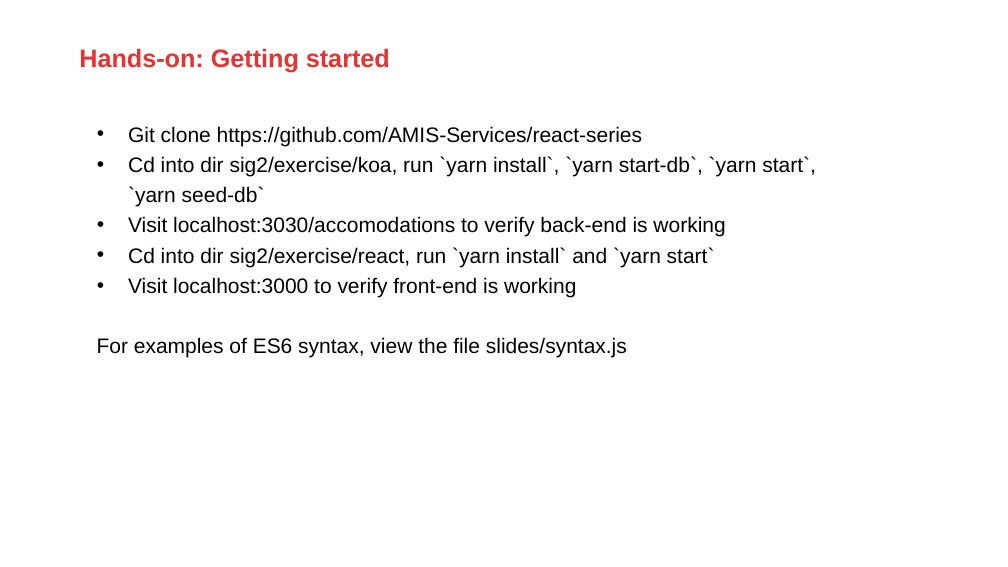
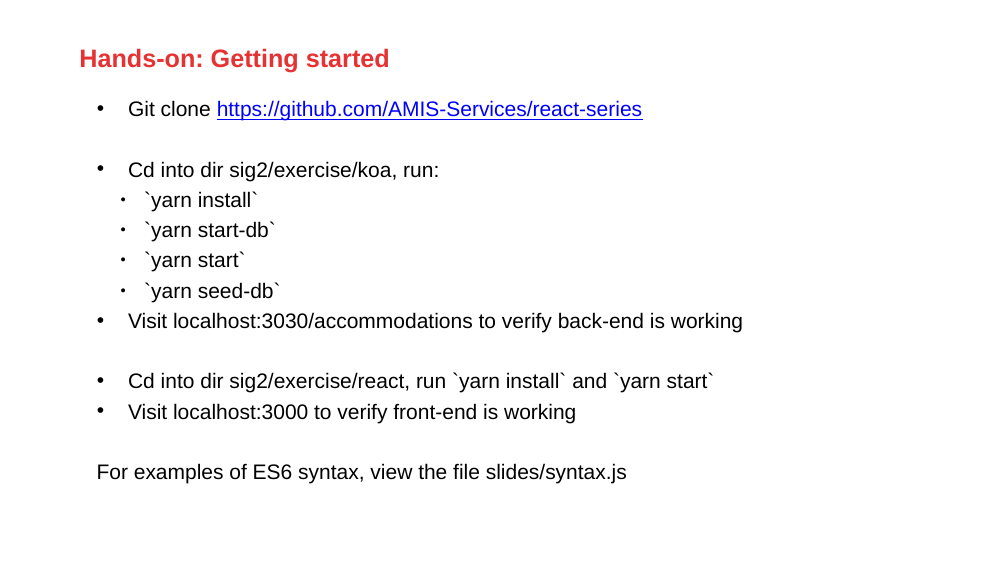
Before and after one commit to AMIS-Services/react-series, a slide deck: slide 8 of sig2/slides/SIG react 2.pptx. Drawn at 1008x567 pixels with LibreOffice and Linux fonts; fonts in the diff are those of the drawing; background and template pictures are left out. Boxes give left, top, right and bottom in pixels: in the first picture for what was removed or moved away, otherwise in the second. Text is boxed around its words. In the diff, an @@ line names an element or a change of style, - is before the commit and + after.

Commit message:
update slides and example

```diff
--- a/sig2/slides/SIG react 2.pptx
+++ b/sig2/slides/SIG react 2.pptx
@@ text "Git clone https://github.com/AMIS-Services/react-series": place and size @@
-text "Git clone https://github.com/AMIS-Services/react-series" at box(97, 126, 816, 358)
+text "Git clone https://github.com/AMIS-Services/react-series" at box(97, 100, 743, 484)
@@ text at box(128, 100, 642, 121): text colour #000000 to #0000FF, underline on in "https://github.com/AMIS-Services/react-series" @@
@@ text at box(128, 161, 743, 332): text changed @@
-• Cd into dir sig2/exercise/koa, run `yarn install`, `yarn start-db`, `yarn start`, `yarn seed-db`
-• Visit localhost:3030/accomodations to verify back-end is working
+• Cd into dir sig2/exercise/koa, run:
+  ● `yarn install`
+  ● `yarn start-db`
+  ● `yarn start`
+  ● `yarn seed-db`
+• Visit localhost:3030/accommodations to verify back-end is working
```
Also in this commit, not shown: 5 other slides changed, 5 slides added, 5 slides removed, 6 other files.
